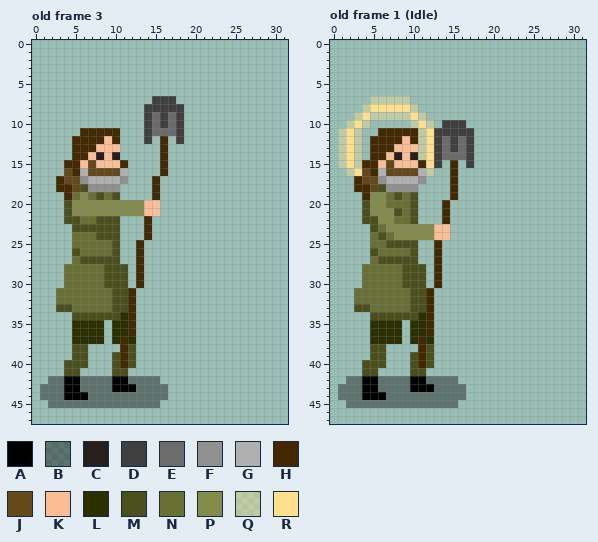
Pixel-art file -- Arte/San_Isidro_Full.aseprite. Above is the file before it was changed.
32x48 pixels, 16 frames. Colours within 5 levels of each other are drawn and written as one. Shown: old frame 3, old frame 1 (Idle). The commit also changed other frames, which this record leaves out.
Visible layers, top first: "Layer 3 Copy", "Layer 5", "Layer 4" opacity 40%.
Palette (. is transparent): A #000000  B #05040365  C #271f1b  D #404040  E #6c6c6c  F #909090  G #b0b0b0  H #442800  J #644818  K #fcbc94  L #2c3000  M #4c501c  N #687034  P #848c4c  Q #fce08c65  R #fce08c
Pixels before, old frame 3, first column x 1:
 7 ..............DDD.
 8 .............DDDDD
 9 .............DEDED
10 .............DEDED
11 .....HHHHH...DEEED
12 ....HHHHKH...D.H.D
13 ....HHHKKK.....H..
14 ....HHKCKC.....H..
15 ...HHKJKKKH....H..
16 ...JHGJJJJG....H..
17 ..HJJFGGGGF...H...
18 ..HHJMFFFF....H...
19 ...HNPNMNM....H...
20 ...MPPPPPPPPPKK...
21 ...MPPPPPPPPPKK...
22 ...MMNNMMM...H....
23 ....MMMMMM...H....
24 ....NNNMMM...H....
25 ....NNNNNM..H.....
26 ....MNNNNM..H.....
27 ....NMMMMM..H.....
28 ...NNNNNMMM.H.....
29 ...NNNNNMMM.H.....
30 ...NNNNNMMM.H.....
31 ..NNNNNNNMMH......
32 ..NNNNNNNMMH......
33 ..MMNNNNNMMH......
34 ....MMMMMMLH......
35 ....LLLL.LLH......
36 ....LLLL.LLH......
37 ....LLLL.LHL......
38 ....MM....HM......
39 ....MM...MHM......
40 ...MMM...MHM......
41 ...MM....MM.......
42 .BBAABBBBAABBBB...
43 BBBAABBBBAAABBBB..
44 BBBAAABBBBBBBBBB..
45 .BBBBBBBBBBBBBB...
Pixels before, old frame 1 (Idle), first column x 1:
 7 ....QQQQQ........
 8 ...QRRRRRQ.......
 9 ..QRQQQQQRQ......
10 .QRQ.....QRQ.DDD.
11 QRQ..HHHHHQRDDDDD
12 QRQ.HHHHKHQRDEDED
13 QRQ.HHHKKKQRDEDED
14 QRQ.HHKCKCQRDEEED
15 QRQHHKJKKKHRD.H.D
16 .QRJHGJJJJGQ..H..
17 ..HJJFGGGGF...H..
18 ..HHJMFFFF....H..
19 ...HPPNMNM....H..
20 ...MPPNNNM...H...
21 ...MPPPMNM...H...
22 ...MMPPNNM...H...
23 ....MNPPPPPPKK...
24 ....NMNPPPPPKK...
25 ....NNMMMM..H....
26 ....MNNNNM..H....
27 ....NMMMMM..H....
28 ...NNNNNMMM.H....
29 ...NNNNNMMM.H....
30 ...NNNNNMMM.H....
31 ..NNNNNNNMMH.....
32 ..NNNNNNNMMH.....
33 ..MMNNNNNMMH.....
34 ....MMMMMMLH.....
35 ....LLLL.LLH.....
36 ....LLLL.LLH.....
37 ....LLLL.LHL.....
38 ....MM....HM.....
39 ....MM...MHM.....
40 ...MMM...MHM.....
41 ...MM....MM......
42 .BBAABBBBAABBBB..
43 BBBAABBBBAAABBBB.
44 BBBAAABBBBBBBBBB.
45 .BBBBBBBBBBBBBB..
After:
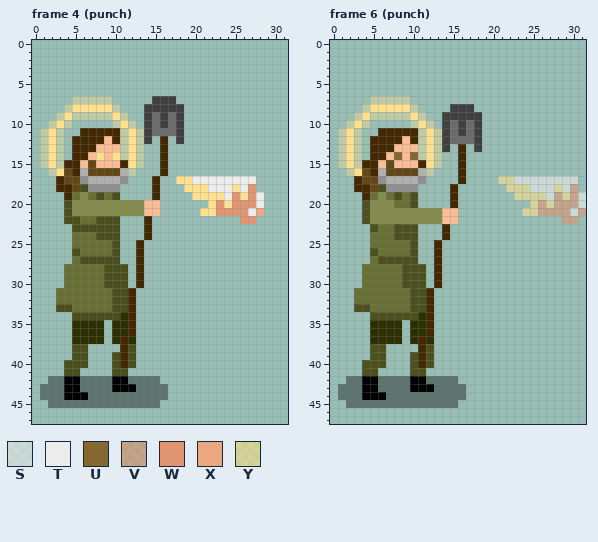
Colours new in this view: S #ececec9a  T #ececec  U #846830  V #e094709a  W #e09470  X #eca880  Y #fce08c9a
A new or re-ordered frame is compared with the old frame closest to it.
Message: Animacion base san isidro
What changed:
frames re-ordered
Frame 4 (punch) against old frame 3, layers "Layer 3 Copy", "Layer 5":
y 7: x 5..9 ..... -> QQQQQ
y 8: x 4..10 ....... -> QRRRRRQ
y 9: x 3..11 ......... -> QRQQQQQRQ
y 10: x 2..4 ... -> QRQ; x 10..12 ... -> QRQ
y 11..13: x 1..3 ... -> QRQ; x 11..13 ... -> QRQ
y 14: x 1..3 ... -> QRQ; x 8 C -> R; x 10..13 C... -> RQRQ
y 15: x 1..3 ... -> QRQ; x 12..13 .. -> RQ
y 16: x 2..3 .. -> QR; x 12 . -> Q
y 17: x 18..27 .......... -> RRTTTTTTTT
y 18: x 19..27 ......... -> RRRTTTRTW
y 19: x 20..28 ......... -> RRRRTWRWT
y 20: x 22..28 ....... -> RWRWWWT
y 21: x 21..28 ........ -> RRWWWWTX
y 22: x 26..27 .. -> WW
Frame 6 (punch) against old frame 1 (Idle), layer "Layer 3 Copy":
y 8: x 15..17 ... -> DDD
y 9: x 14..18 ..... -> DDDDD
y 10: x 15 D -> E; x 17..18 .. -> ED
y 11: x 13 D -> Q; x 15 D -> E; x 17..18 D. -> ED
y 12: x 13..15 DED -> QDE; x 17..18 D. -> ED
y 13: x 13..18 DEDED. -> QD.H.D
y 14: x 8 C -> U; x 10 C -> U; x 13..17 DEEED -> Q..H.
y 15: x 13 D -> Q; x 15..17 H.D -> .H.
y 16: x 15..16 H. -> .H
y 17: x 15..16 H. -> .H; x 21..30 .......... -> YYSSSSSSSS
y 18: x 22..30 ......... -> YYYSSSYSV
y 19: x 5 P -> N; x 23..31 ......... -> YYYYSVYVS
y 20: x 7 N -> P; x 14..15 H. -> .H; x 25..31 ....... -> YVYVVVS
y 21: x 8..15 MNM...H. -> PPPPPPKK; x 24..31 ........ -> YYVVVVSV
y 22: x 5 M -> P; x 8..15 NNM...H. -> PPPPPPKK; x 29..30 .. -> VV
y 23: x 7..14 PPPPPPKK -> NMMM...H
y 24: x 6 M -> N; x 8..14 PPPPPKK -> MMM...H
y 25: x 7..9 MMM -> NNN
